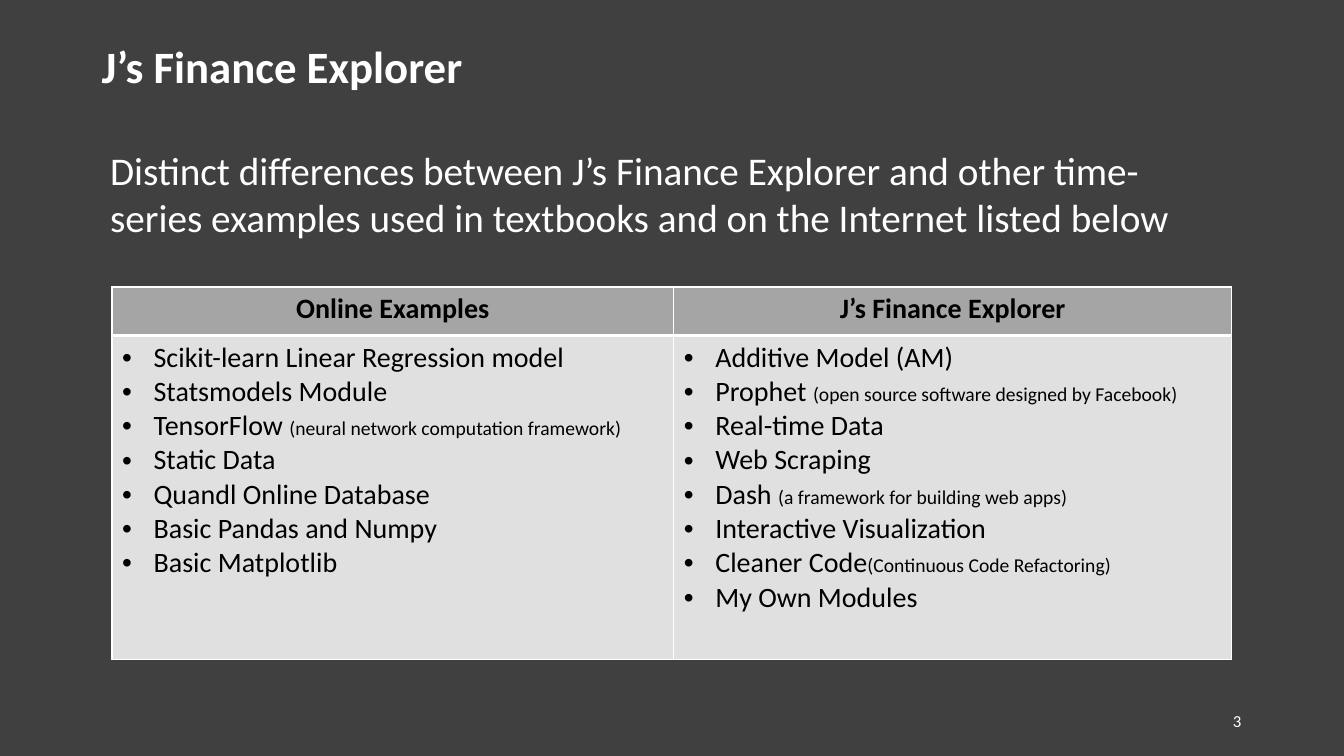
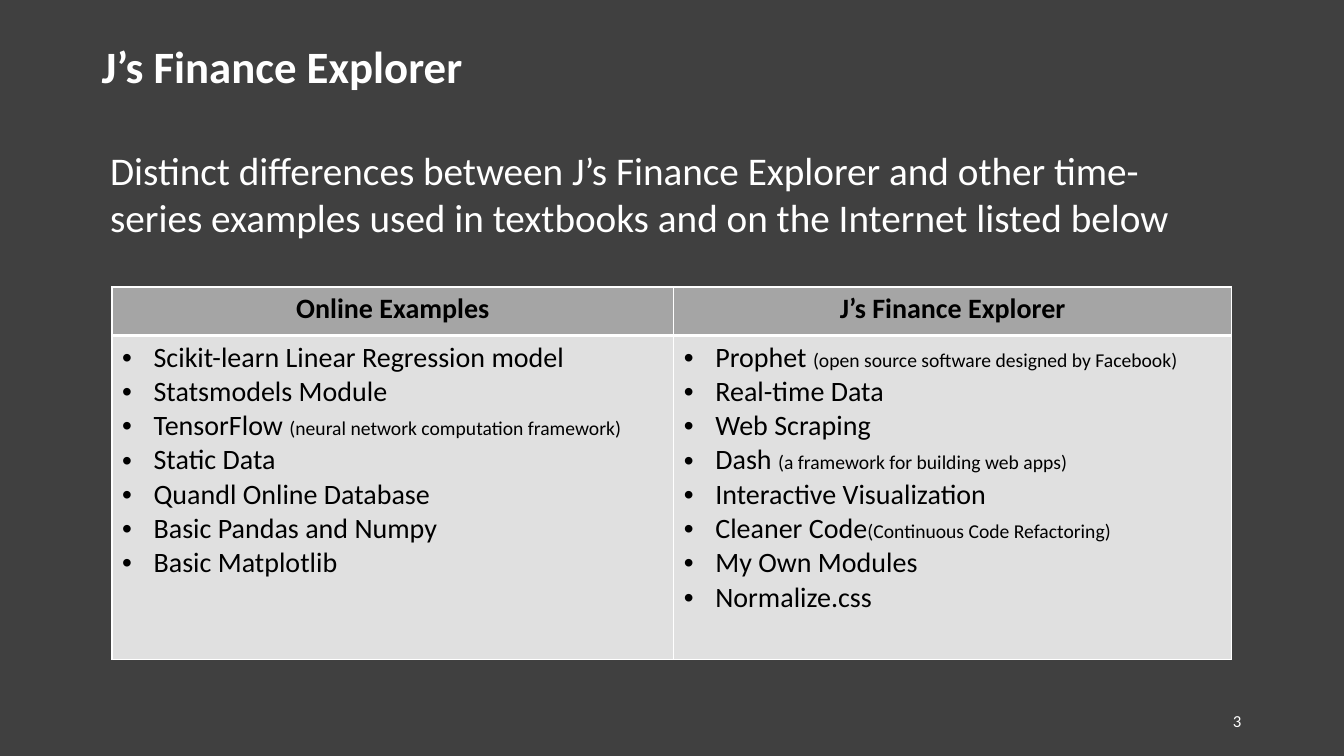
Before and after one commit to tzyychin/BUAN6340_Programming_for_Data_Science, a slide deck: slide 3 of Final_Project_Py/5-min Slides.pptx. Drawn at 1344x756 pixels with LibreOffice and Linux fonts; fonts in the diff are those of the drawing. Boxes give left, top, right and bottom in pixels: in the first picture for what was removed or moved away, otherwise in the second. Text is boxed around its words. In the diff, an @@ line names an element or a change of style, - is before the commit and + after.

```diff
--- a/Final_Project_Py/5-min Slides.pptx
+++ b/Final_Project_Py/5-min Slides.pptx
@@ table at (112, 287, 1232, 659) @@
-row 2, column 2: Additive Model (AM) / Prophet (open source software designed by Facebook) / Real-time Data / Web Scraping / Dash (a framework for building web apps) / Interactive Visualization / Cleaner Code(Continuous Code Refactoring) / My Own Modules
+row 2, column 2: Prophet (open source software designed by Facebook) / Real-time Data / Web Scraping / Dash (a framework for building web apps) / Interactive Visualization / Cleaner Code(Continuous Code Refactoring) / My Own Modules / Normalize.css
```
Also in this commit, not shown: 1 other slide changed, 1 other file.
